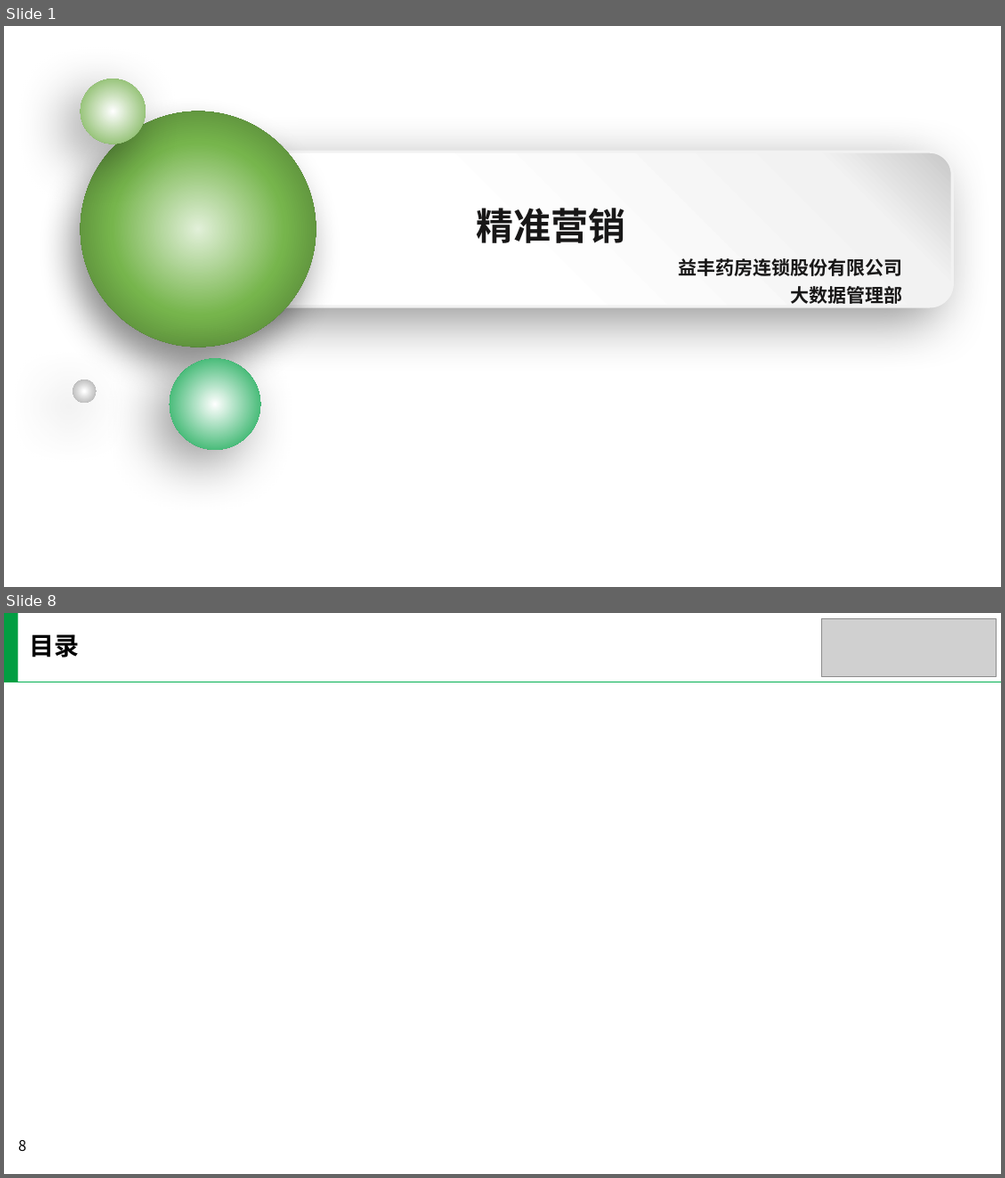
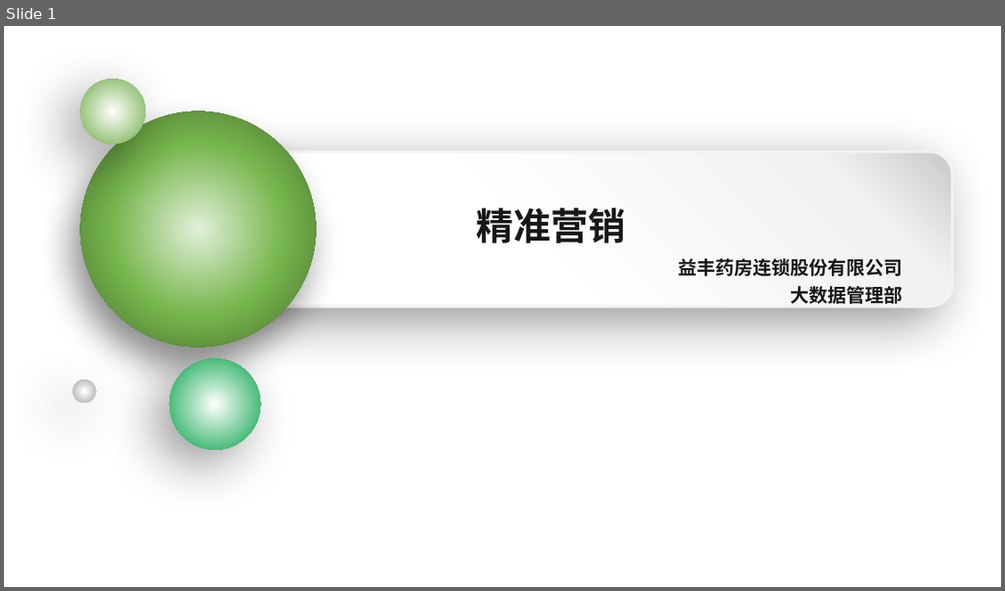
Before and after one commit to yaobozhang/YF_EB, a slide deck: 会员体系/精准营销/电商v2.0/生命周期精准营销/精准营销设计.pptx. Shown one above the other, each under a label of ours: slides 1 and 8 before the commit, slide 1 after it; the slides between them are not shown. The pictures are 1005x1178 and 1005x591 pixels, drawn with LibreOffice and Linux fonts; fonts in the diff are those of the drawing; grey boxes stand for pictures; background and template pictures are left out. Boxes give left, top, right and bottom in pixels: in the first picture for what was removed or moved away, otherwise in the second. Text is boxed around its words. In the diff, an @@ line names an element or a change of style, - is before the commit and + after.

```diff
--- a/会员体系/精准营销/电商v2.0/生命周期精准营销/精准营销设计.pptx
+++ b/会员体系/精准营销/电商v2.0/生命周期精准营销/精准营销设计.pptx
@@ slide 8 removed at [4,613,1001,1174], background #FFFFFF @@
@@ rectangle removed at [4,613,18,682] @@
@@ text removed at [30,634,80,657] @@
-目录
@@ picture removed at [822,618,996,676] @@
@@ line removed from (4, 682) to (1001, 682) @@
@@ rectangle removed at [802,1099,1001,1174] @@
@@ page number removed at [18,1140,26,1151] @@
-8
```
Also in this commit, not shown: 6 slides changed, 4 slides added, 1 other slide removed, 1 other file.
